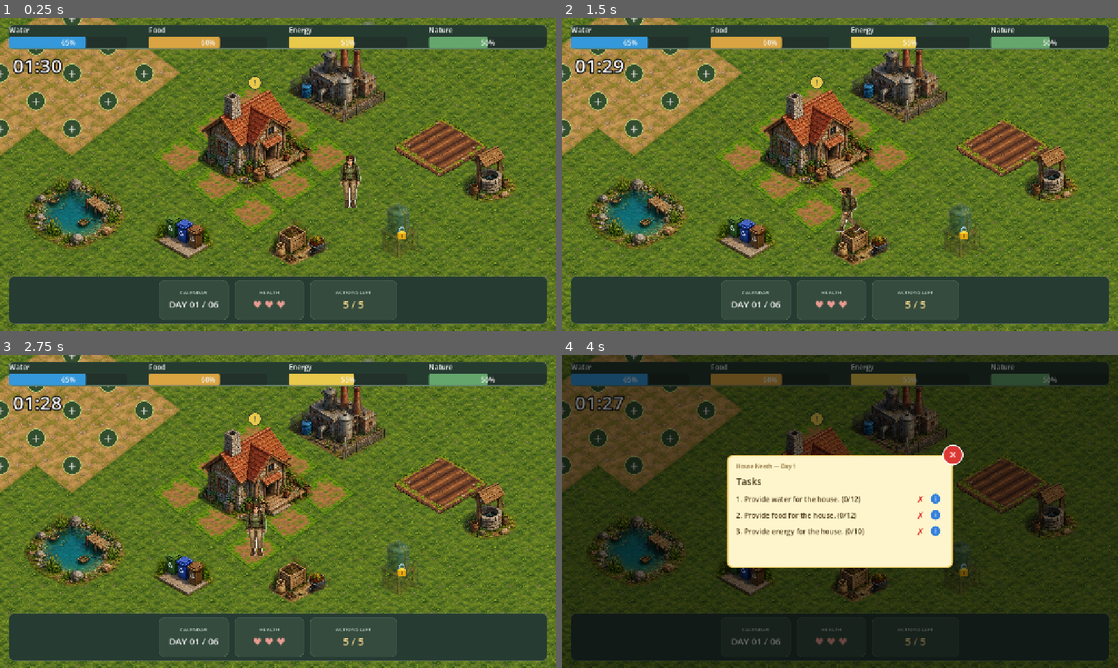
Above: before the commit, frames 1-4 (two rows, left to right).
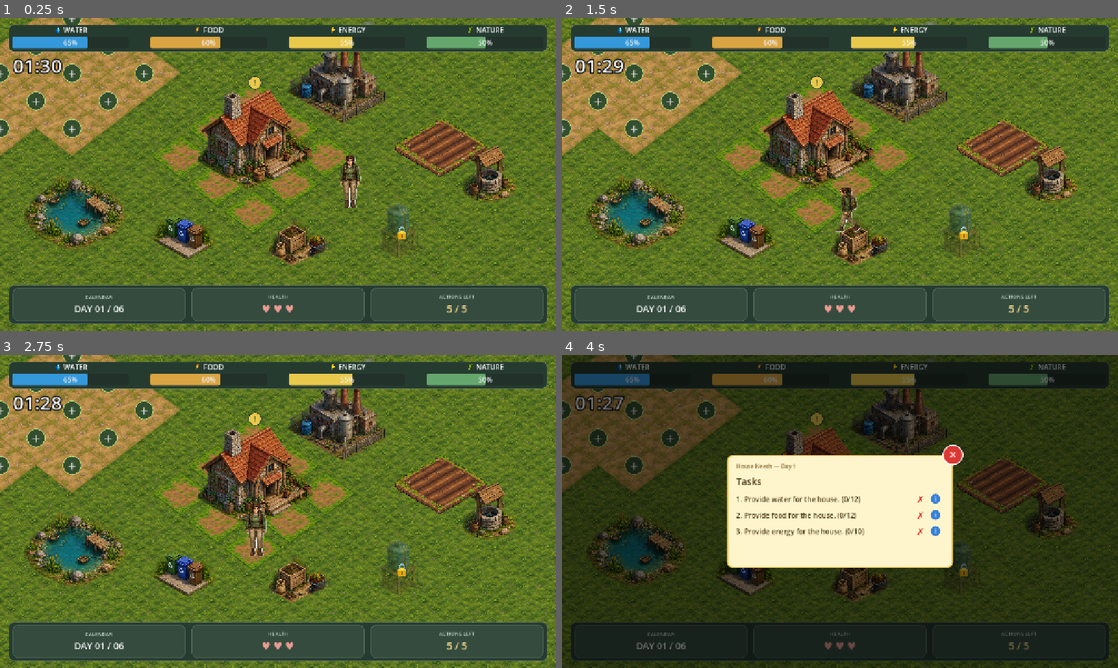
Above: after the commit, the same moments.

Repository: beyzAbdullahoglu/lastshelter
Game: Godot game, scene res://scenes/Main.tscn
Two runs of this game, one before a commit and one after it. Both use one fixed random seed, a clock stepped at 60 frames per second and the inputs below.
Inputs (mouse positions are in pixels of both pictures, inside the frame that each line leads up to):
- Up to frame 1 (0.25 s): no input
- Up to frame 2 (1.5 s): click (745, 233) at 0.5 s; click (573, 27) at 1.25 s
- Up to frame 3 (2.75 s): click (255, 477) at 2 s
- Up to frame 4 (4 s): click "!" at 2.75 s; click (634, 549) at 3.5 s

The runs differ from the first frame. In frame 1, 6.1% of the frame differs, in the area x 1-99%, y 2-97%; in frame 2, 6.1%; in frame 3, 6.1%; in frame 4, 3.1%.

Commit message:
top and bottom panels modified

Diff:
--- a/scenes/Main.tscn
+++ b/scenes/Main.tscn
@@ -18,6 +18,10 @@
 [ext_resource type="PackedScene" path="res://scenes/crisis_modal.tscn" id="14_crisismodal"]
 [ext_resource type="PackedScene" path="res://scenes/day_modal.tscn" id="15_daymodal"]
 [ext_resource type="Texture2D" uid="uid://bdy6tc2clcikt" path="res://assets/water/blue_water_tank.png" id="16_watertank"]
+[ext_resource type="Texture2D" uid="uid://ck73pb0uf3exf" path="res://assets/ui_icons/water_icon.png" id="17_water_icon"]
+[ext_resource type="Texture2D" uid="uid://cxjsbqtjp54bd" path="res://assets/ui_icons/wheat_icon.png" id="18_wheat_icon"]
+[ext_resource type="Texture2D" uid="uid://cvc73lk021sik" path="res://assets/ui_icons/energy_icon.png" id="19_energy_icon"]
+[ext_resource type="Texture2D" uid="uid://c2pvc7ygy2xx4" path="res://assets/ui_icons/leafy_vegetable_icon.png" id="20_nature_icon"]
 
 [sub_resource type="TileSetAtlasSource" id="TileSetAtlasSource_mwfav"]
 texture = ExtResource("11_qmy6f")
@@ -77,6 +81,9 @@
 corner_radius_bottom_left = 16
 
 [sub_resource type="StyleBoxFlat" id="StyleBoxFlat_uea44"]
+content_margin_left = 8.0
+content_margin_right = 8.0
+content_margin_bottom = 8.0
 bg_color = Color(0.14901961, 0.23137255, 0.1882353, 1)
 border_width_left = 1
 border_width_top = 1
@@ -381,9 +388,22 @@
 size_flags_horizontal = 3
 alignment = 1
 
-[node name="WaterLabel" type="Label" parent="HUD/TopPanel/Resources/WaterBox" unique_id=66249852]
-layout_mode = 2
-text = "Water"
+[node name="WaterLabelRow" type="HBoxContainer" parent="HUD/TopPanel/Resources/WaterBox" unique_id=568216995]
+layout_mode = 2
+size_flags_horizontal = 3
+theme_override_constants/separation = 4
+alignment = 1
+
+[node name="WaterIcon" type="TextureRect" parent="HUD/TopPanel/Resources/WaterBox/WaterLabelRow" unique_id=1641327668]
+custom_minimum_size = Vector2(18, 18)
+layout_mode = 2
+texture = ExtResource("17_water_icon")
+expand_mode = 1
+stretch_mode = 5
+
+[node name="WaterLabel" type="Label" parent="HUD/TopPanel/Resources/WaterBox/WaterLabelRow" unique_id=66249852]
+layout_mode = 2
+text = "WATER"
 
 [node name="WaterBar" type="ProgressBar" parent="HUD/TopPanel/Resources/WaterBox" unique_id=1221849709]
 layout_mode = 2
@@ -394,9 +414,22 @@
 layout_mode = 2
 size_flags_horizontal = 3
 
-[node name="FoodLabel" type="Label" parent="HUD/TopPanel/Resources/FoodBox" unique_id=1992033642]
-layout_mode = 2
-text = "Food"
+[node name="FoodLabelRow" type="HBoxContainer" parent="HUD/TopPanel/Resources/FoodBox" unique_id=2004573530]
+layout_mode = 2
+size_flags_horizontal = 3
+theme_override_constants/separation = 4
+alignment = 1
+
+[node name="FoodIcon" type="TextureRect" parent="HUD/TopPanel/Resources/FoodBox/FoodLabelRow" unique_id=1993298178]
+custom_minimum_size = Vector2(18, 18)
+layout_mode = 2
+texture = ExtResource("18_wheat_icon")
+expand_mode = 1
+stretch_mode = 5
+
+[node name="FoodLabel" type="Label" parent="HUD/TopPanel/Resources/FoodBox/FoodLabelRow" unique_id=1992033642]
+layout_mode = 2
+text = "FOOD"
 
 [node name="FoodBar" type="ProgressBar" parent="HUD/TopPanel/Resources/FoodBox" unique_id=444369014]
 layout_mode = 2
@@ -407,9 +440,22 @@
 layout_mode = 2
 size_flags_horizontal = 3
 
-[node name="EnergyLabel" type="Label" parent="HUD/TopPanel/Resources/EnergyBox" unique_id=1606022071]
-layout_mode = 2
-text = "Energy"
+[node name="EnergyLabelRow" type="HBoxContainer" parent="HUD/TopPanel/Resources/EnergyBox" unique_id=1395847612]
+layout_mode = 2
+size_flags_horizontal = 3
+theme_override_constants/separation = 4
+alignment = 1
+
+[node name="EnergyIcon" type="TextureRect" parent="HUD/TopPanel/Resources/EnergyBox/EnergyLabelRow" unique_id=1894818361]
+custom_minimum_size = Vector2(18, 18)
+layout_mode = 2
+texture = ExtResource("19_energy_icon")
+expand_mode = 1
+stretch_mode = 5
+
+[node name="EnergyLabel" type="Label" parent="HUD/TopPanel/Resources/EnergyBox/EnergyLabelRow" unique_id=1606022071]
+layout_mode = 2
+text = "ENERGY"
 
 [node name="EnergyBar" type="ProgressBar" parent="HUD/TopPanel/Resources/EnergyBox" unique_id=1573674724]
 layout_mode = 2
@@ -420,10 +466,23 @@
 layout_mode = 2
 size_flags_horizontal = 3
 
-[node name="NatureLabel" type="Label" parent="HUD/TopPanel/Resources/NatureBox" unique_id=1056716530]
+[node name="NatureLabelRow" type="HBoxContainer" parent="HUD/TopPanel/Resources/NatureBox" unique_id=951603614]
+layout_mode = 2
+size_flags_horizontal = 3
+theme_override_constants/separation = 4
+alignment = 1
+
+[node name="NatureIcon" type="TextureRect" parent="HUD/TopPanel/Resources/NatureBox/NatureLabelRow" unique_id=670601754]
+custom_minimum_size = Vector2(18, 18)
+layout_mode = 2
+texture = ExtResource("20_nature_icon")
+expand_mode = 1
+stretch_mode = 5
+
+[node name="NatureLabel" type="Label" parent="HUD/TopPanel/Resources/NatureBox/NatureLabelRow" unique_id=1056716530]
 layout_mode = 2
 offset_transform_enabled = true
-text = "Nature"
+text = "NATURE"
 
 [node name="NatureBar" type="ProgressBar" parent="HUD/TopPanel/Resources/NatureBox" unique_id=213004381]
 layout_mode = 2
@@ -451,7 +510,7 @@
 anchor_right = 1.0
 anchor_bottom = 1.0
 offset_left = 20.0
-offset_top = -126.0
+offset_top = -106.0
 offset_right = -20.0
 offset_bottom = -16.0
 grow_horizontal = 2
@@ -460,19 +519,19 @@
 
 [node name="MarginContainer" type="MarginContainer" parent="HUD/BottomPanel" unique_id=1304861527]
 layout_mode = 2
-theme_override_constants/margin_left = 12
-theme_override_constants/margin_top = 8
-theme_override_constants/margin_right = 12
-theme_override_constants/margin_bottom = 8
+theme_override_constants/margin_left = 8
+theme_override_constants/margin_top = 6
+theme_override_constants/margin_right = 8
+theme_override_constants/margin_bottom = 6
 
 [node name="MainRow" type="HBoxContainer" parent="HUD/BottomPanel/MarginContainer" unique_id=398330384]
 layout_mode = 2
 theme_override_constants/separation = 14
-alignment = 1
 
 [node name="DayBox" type="PanelContainer" parent="HUD/BottomPanel/MarginContainer/MainRow" unique_id=1718204396]
-custom_minimum_size = Vector2(160, 80)
-layout_mode = 2
+custom_minimum_size = Vector2(0, 64)
+layout_mode = 2
+size_flags_horizontal = 3
 theme_override_styles/panel = SubResource("StyleBoxFlat_childbox")
 
 [node name="VBox" type="VBoxContainer" parent="HUD/BottomPanel/MarginContainer/MainRow/DayBox" unique_id=1409263155]
@@ -494,8 +553,9 @@
 horizontal_alignment = 1
 
 [node name="HealthBox" type="PanelContainer" parent="HUD/BottomPanel/MarginContainer/MainRow" unique_id=1590437712]
-custom_minimum_size = Vector2(160, 80)
-layout_mode = 2
+custom_minimum_size = Vector2(0, 64)
+layout_mode = 2
+size_flags_horizontal = 3
 theme_override_styles/panel = SubResource("StyleBoxFlat_childbox")
 
 [node name="VBox" type="VBoxContainer" parent="HUD/BottomPanel/MarginContainer/MainRow/HealthBox" unique_id=2087345561]
@@ -517,8 +577,9 @@
 horizontal_alignment = 1
 
 [node name="ActionBox" type="PanelContainer" parent="HUD/BottomPanel/MarginContainer/MainRow" unique_id=943817260]
-custom_minimum_size = Vector2(200, 80)
-layout_mode = 2
+custom_minimum_size = Vector2(0, 64)
+layout_mode = 2
+size_flags_horizontal = 3
 theme_override_styles/panel = SubResource("StyleBoxFlat_childbox")
 
 [node name="VBox" type="VBoxContainer" parent="HUD/BottomPanel/MarginContainer/MainRow/ActionBox" unique_id=1275509834]
